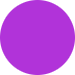
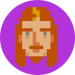
The second (75, 75) image is a revision of the first. Changes to its layers:
added layer "Eingefügte Ebene" above "Hintergrund" over [15, 6, 58, 67]
